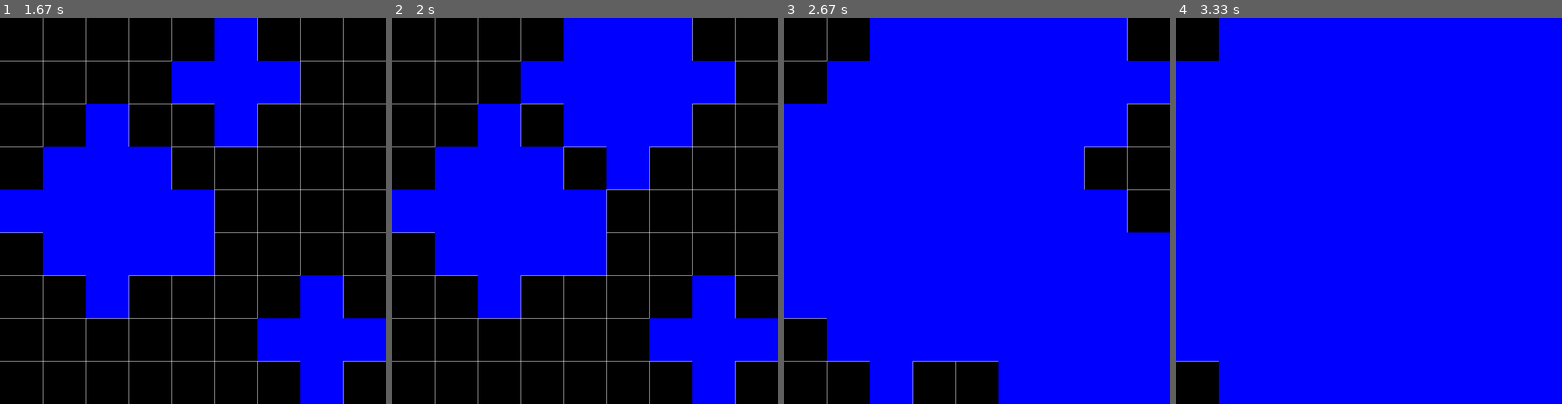
Above: before the commit, frames 1-4 (left to right).
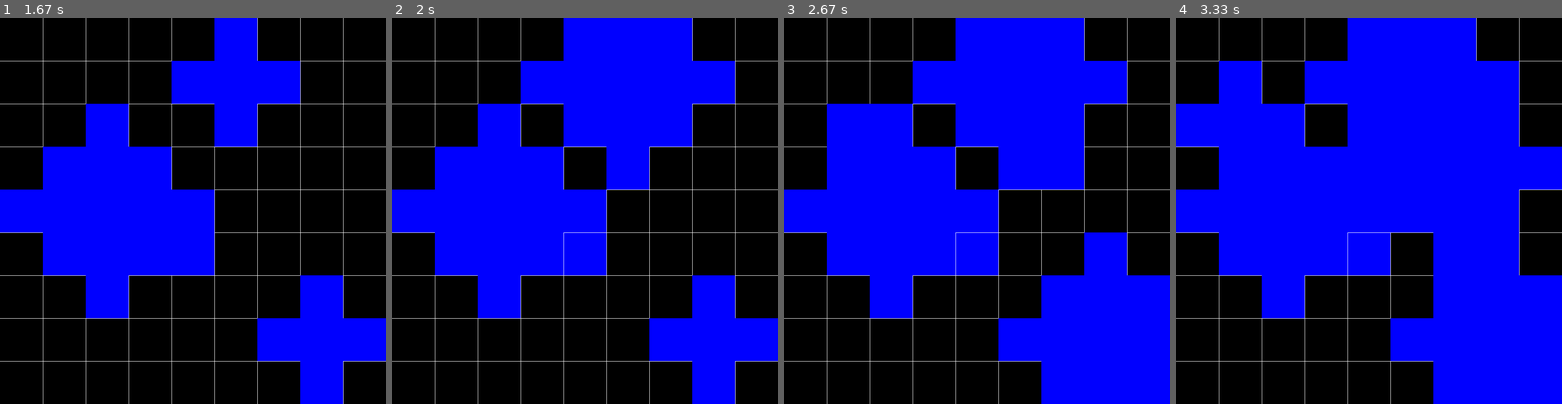
Above: after the commit, the same moments.

Repository: billybobjohnson123/pygame
Game: pygame game, started from main.py
Same seed, same stepped clock (60 frames per second), same inputs: the game is played once before the commit and once after it.
Inputs (mouse positions are in pixels of both pictures, inside the frame that each line leads up to):
- Up to frame 1 (1.67 s): press the mouse at (196, 238) at 0.37 s; move the mouse to (146, 226) at 0.47 s; release the mouse at (100, 214) at 0.6 s; press the mouse at (196, 238) at 0.7 s; move the mouse to (223, 156) at 0.8 s; release the mouse at (250, 75) at 0.93 s; click (335, 346) at 1.05 s; press the mouse at (335, 346) at 1.37 s; move the mouse to (266, 299) at 1.47 s; release the mouse at (196, 253) at 1.6 s
- Up to frame 2 (2 s): click (585, 257) at 1.72 s
- Up to frame 3 (2.67 s): press the mouse at (977, 257) at 2.03 s; move the mouse to (1027, 218) at 2.13 s; release the mouse at (1077, 176) at 2.27 s; click (830, 126) at 2.38 s
- Up to frame 4 (3.33 s): no input

Frame 1 is identical in both runs. In frame 2, less than 0.1% of the frame differs, in the area x 44-56%, y 55-67%; in frame 3, 36%; in frame 4, 37%, in the area x 0-100%, y 0-100%.

Commit message:
commit
commit

Diff:
--- a/liquid.py
+++ b/liquid.py
@@ -2,8 +2,8 @@
 
 
 class Liquid:
-    def __init__(self, x, y, scale, start_tick):
-        self.flowDistance = 0
+    def __init__(self, x, y, scale, start_tick, maxDistance):
+        self.maxDistance = maxDistance
         self.flowSpeed = 0
         self.source = [(x // scale) * scale, (y // scale) * scale]
         self.liquidPosition = [self.source]
@@ -11,6 +11,9 @@
         self.directions = [[0,1*scale], [1*scale,0], [-1*scale, 0], [0,-1*scale]]
         self.start_tick = start_tick
         self.numberTimesFlowed = 0
+        self.dryPositions = []
+        self.pickuptime = 0
+        self.numberTimesDryed = 0
 
     def flow(self):
         newLiquidPositions = []
@@ -26,7 +29,41 @@
 
         self.liquidPosition = newLiquidPositions
 
+    def pickUp(self, pickuptime):
+        self.pickuptime = pickuptime
+
+        print(self.liquidPosition)
+        self.dryPositions.append(self.source)
+        self.liquidPosition.remove(self.source)
+        self.source = []
+        print(self.liquidPosition)
+
+    def unflow(self):
+        newDryPositions = []
+        newDryPositionsSet = set()
+        for x, y in self.dryPositions:
+            if (x, y) not in newDryPositionsSet:
+                newDryPositions.append([x,y])
+                newDryPositionsSet.add((x,y))
+            for dx, dy in self.directions:
+                if (x+dx, y+dy) not in newDryPositionsSet:
+                    newDryPositions.append([x+dx, y+dy])
+                    newDryPositionsSet.add((x+dx, y+dy))
+        self.removeLiquidFromDry()
+
+    def removeLiquidFromDry(self):
+        for i in range(len(self.dryPositions)):
+            if self.dryPositions[i] in self.liquidPosition:
+                self.liquidPosition.remove(self.dryPositions[i])
+
     def tick(self, current_tick):
         if (current_tick - self.start_tick) // 500 > self.numberTimesFlowed:
-            self.numberTimesFlowed += 1
-            self.flow()
+            if self.numberTimesFlowed < self.maxDistance - 1:
+                self.numberTimesFlowed += 1
+                self.flow()
+        if self.pickuptime != 0:
+            if (current_tick - self.pickuptime) // 500 > self.numberTimesDryed:
+                self.numberTimesDryed += 1
+                self.unflow()
+
+                print("ran")
--- a/main.py
+++ b/main.py
@@ -17,6 +17,7 @@
 scale = 100
 objects = []
 
+
 while running:
     # poll for events
     # pygame.QUIT event means the user clicked X to close your window
@@ -28,8 +29,15 @@
             running = False
         if event.type == pygame.MOUSEBUTTONUP:  # or MOUSEBUTTONDOWN depending on what you want.
             x, y = event.pos
-            liquid = Liquid(x, y, scale, pygame.time.get_ticks())
-            objects.append(liquid)
+            pickedup = False
+            for i in range(len(objects)):
+                if objects[i].source == [(x // scale) * scale, (y // scale) * scale]:
+                    objects[i].pickUp(pygame.time.get_ticks())
+                    pickedup = True
+            if not pickedup:
+                liquid = Liquid(x, y, scale, pygame.time.get_ticks(), 3)
+                objects.append(liquid)
+
 
     # RENDER YOUR GAME HERE
 
@@ -42,6 +50,7 @@
         obj.tick(pygame.time.get_ticks())
         renderRectFromLiquid(obj, screen, color, scale)
 
+
     # flip() the display to put your work on screen
     pygame.display.flip()
     clock.tick(60)  # limits FPS to 60
